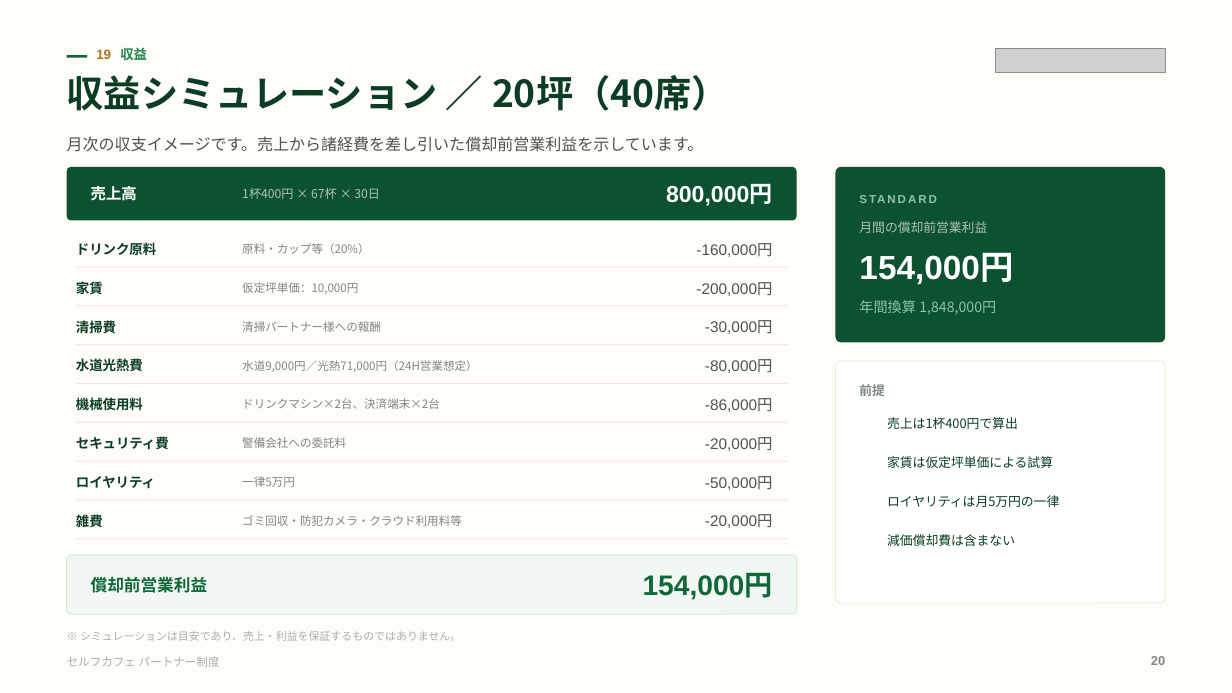
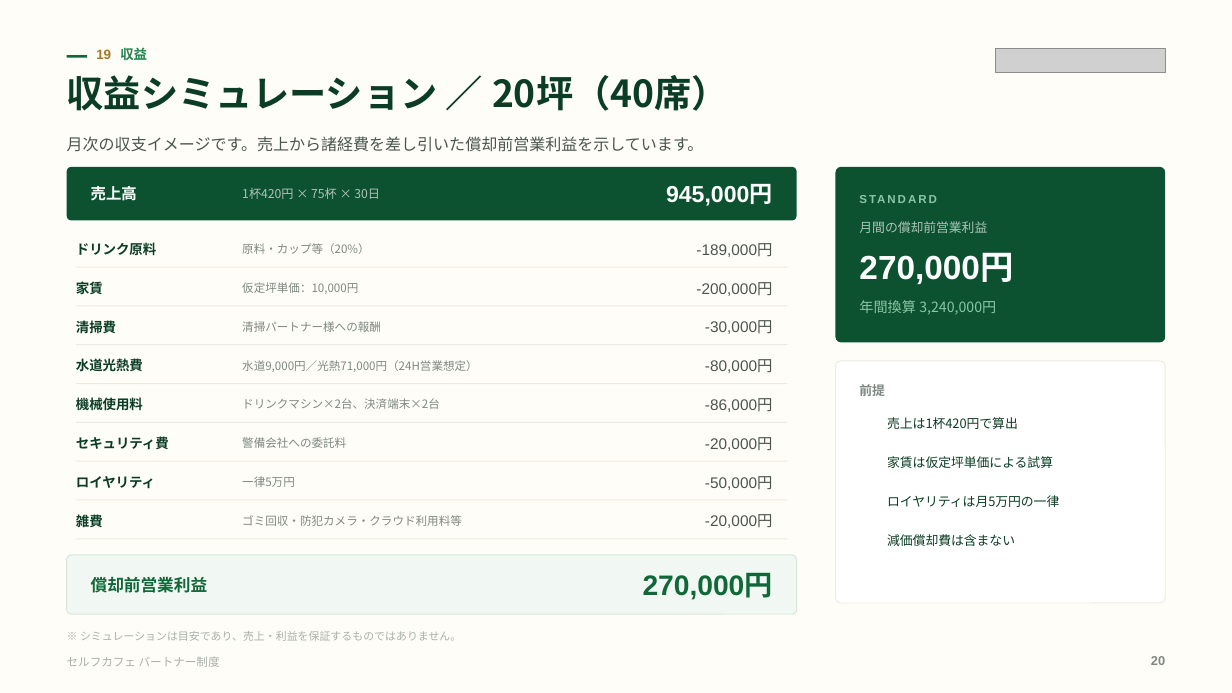
Before and after one commit to a5408071-cmd/suzuki-ceo, a slide deck: slide 20 of selfcafe-partner-deck/selfcafe-partner-deck.pptx. Drawn at 1232x693 pixels with LibreOffice and Linux fonts; fonts in the diff are those of the drawing; grey boxes stand for pictures; background and template pictures are left out. Boxes give left, top, right and bottom in pixels: in the first picture for what was removed or moved away, otherwise in the second. Text is boxed around its words. In the diff, an @@ line names an element or a change of style, - is before the commit and + after.

```diff
--- a/selfcafe-partner-deck/selfcafe-partner-deck.pptx
+++ b/selfcafe-partner-deck/selfcafe-partner-deck.pptx
@@ text at box(242, 188, 380, 199): text changed @@
-1杯400円 × 67杯 × 30日
+1杯420円 × 75杯 × 30日
@@ text at box(666, 184, 773, 206): text changed @@
-800,000円
+945,000円
@@ text at box(696, 243, 772, 257): text changed @@
--160,000円
+-189,000円
@@ text at box(859, 252, 1013, 285): text changed @@
-154,000円
+270,000円
@@ text at box(859, 300, 996, 315): text changed @@
-年間換算 1,848,000円
+年間換算 3,240,000円
@@ text at box(887, 417, 1018, 429): text changed @@
-売上は1杯400円で算出
+売上は1杯420円で算出
@@ text at box(643, 573, 773, 600): text changed @@
-154,000円
+270,000円
```
Also in this commit, not shown: 4 other slides changed, 22 other files.
